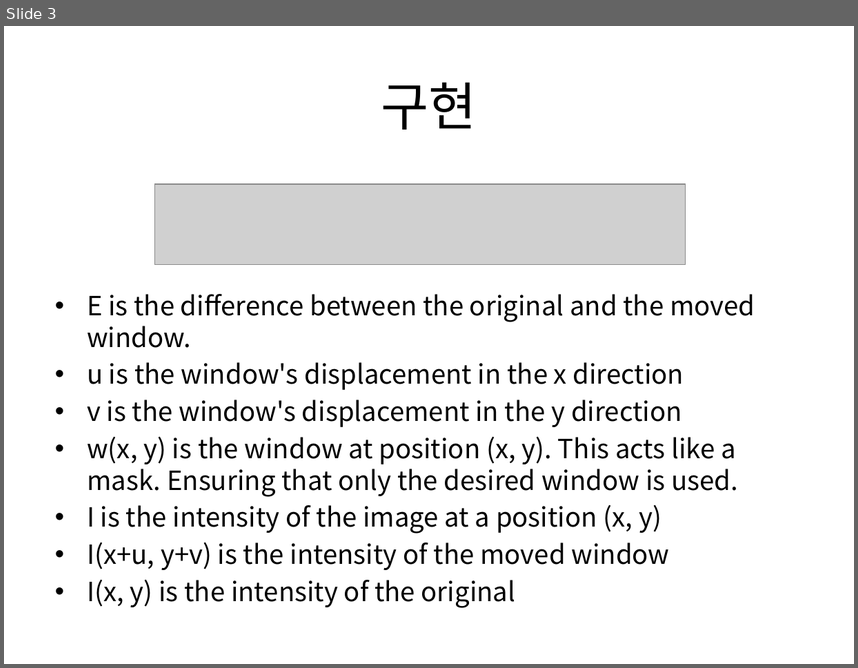
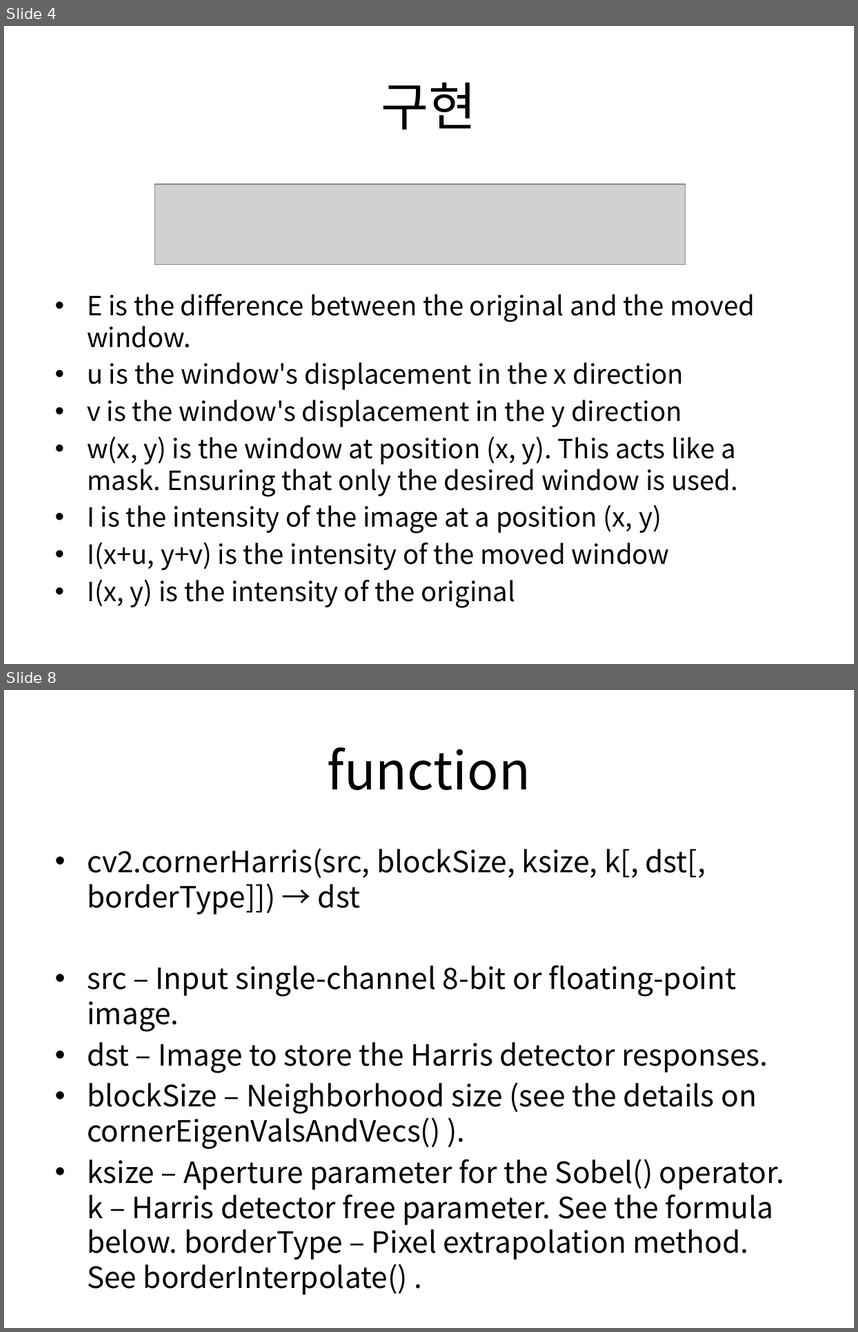
Before and after one commit to boy1089/MyProject, a slide deck: Harris corner detector/새 Microsoft Office PowerPoint 프레젠테이션.pptx. Shown one above the other, each under a label of ours: slide 3 before the commit, slides 4 and 8 after it; the slides between them are not shown. The pictures are 858x668 and 858x1332 pixels, drawn with LibreOffice and Linux fonts; fonts in the diff are those of the drawing; grey boxes stand for pictures. Boxes give left, top, right and bottom in pixels: in the first picture for what was removed or moved away, otherwise in the second. Text is boxed around its words. In the diff, an @@ line names an element or a change of style, - is before the commit and + after.

Commit message:
harris

```diff
--- a/Harris corner detector/새 Microsoft Office PowerPoint 프레젠테이션.pptx
+++ b/Harris corner detector/새 Microsoft Office PowerPoint 프레젠테이션.pptx
@@ slide 8 added at (x1=4, y1=690, x2=854, y2=1328), background #FFFFFF @@
@@ title added at (x1=328, y1=747, x2=530, y2=790), 44 pt, text #000000 @@
+function
@@ text added at (x1=87, y1=848, x2=784, y2=1259), 24.8 pt, text #000000 @@
+• cv2.cornerHarris(src, blockSize, ksize, k[, dst[, borderType]]) → dst
+• src – Input single-channel 8-bit or floating-point image.
+• dst – Image to store the Harris detector responses.
+• blockSize – Neighborhood size (see the details on cornerEigenValsAndVecs() ).
+• ksize – Aperture parameter for the Sobel() operator. k – Harris detector free parameter. See the formula below. borderType – Pixel extrapolation method. See borderInterpolate() .
@@ what was slide 3 is now slide 4 @@
```
Also in this commit, not shown: 2 slides changed, 7 other slides added, 3 slides removed, 5 other files.
